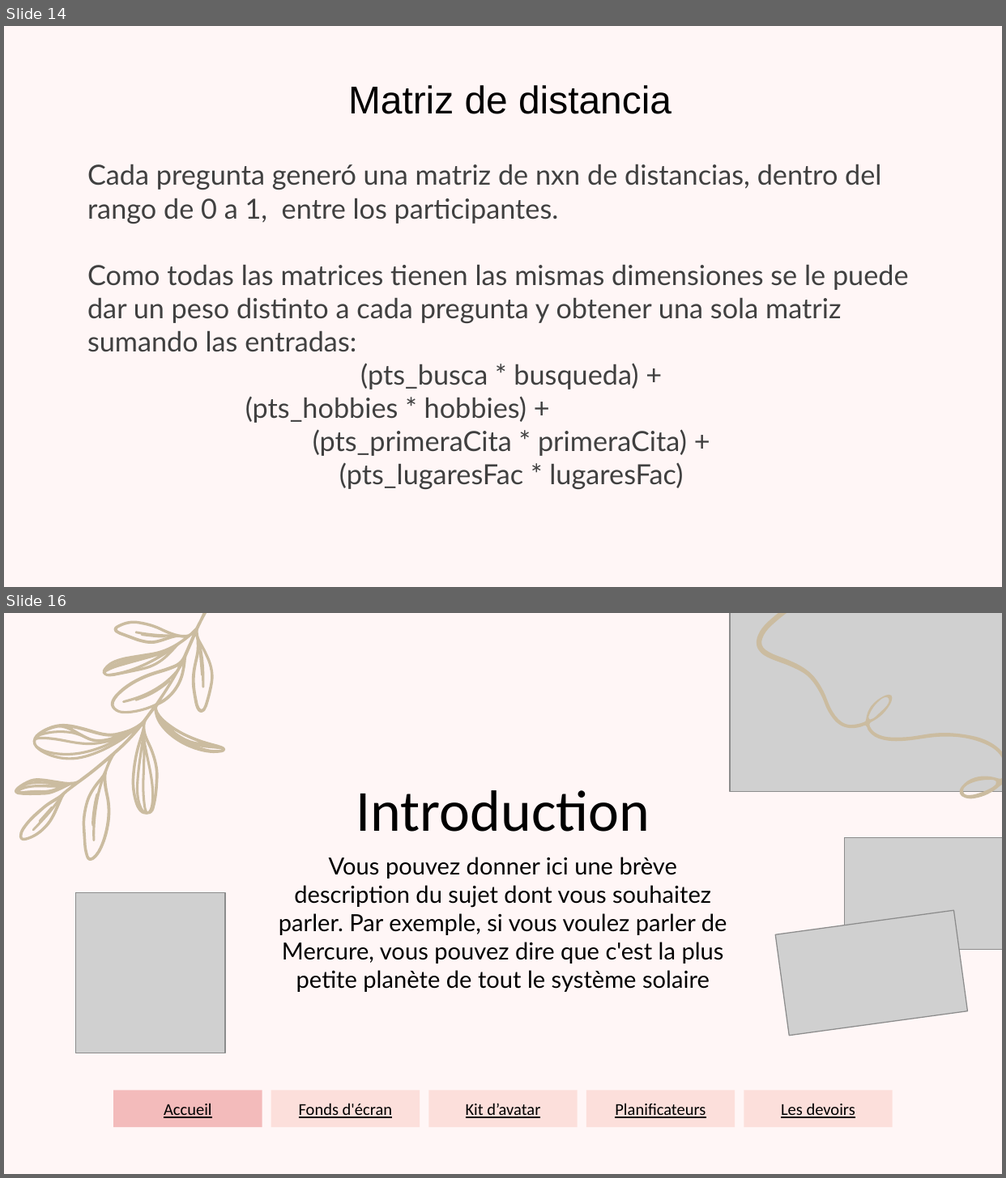
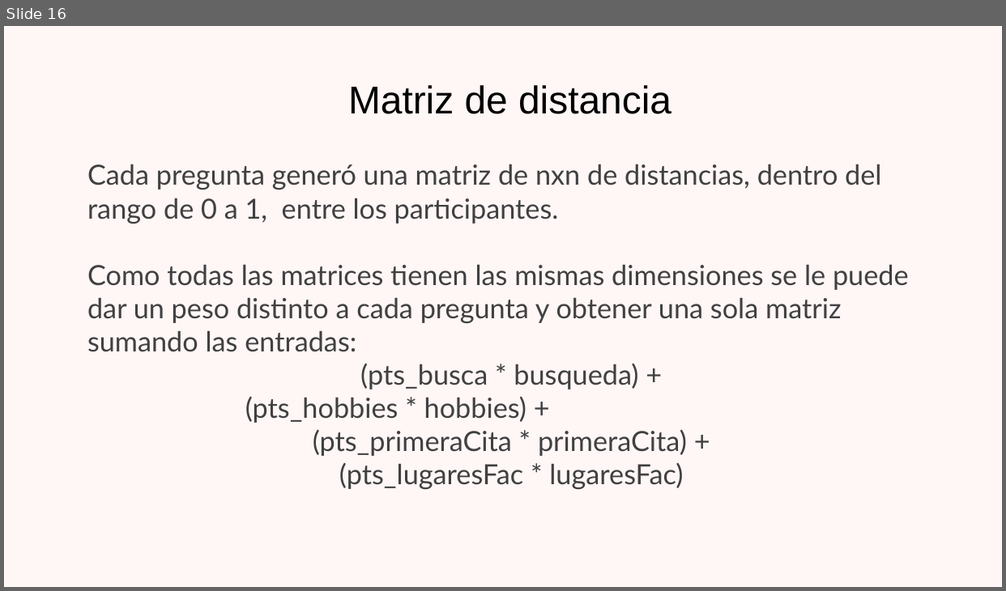
Before and after one commit to jazminamg26/Emparejamientos-Facultad-de-Ciencias, a slide deck: Proyecto ciencia de datos.pptx. Shown one above the other, each under a label of ours: slides 14 and 16 before the commit, slide 16 after it; the slides between them are not shown. The pictures are 1006x1178 and 1006x591 pixels, drawn with LibreOffice and Linux fonts; fonts in the diff are those of the drawing; grey boxes stand for pictures; background and template pictures are left out. Boxes give left, top, right and bottom in pixels: in the first picture for what was removed or moved away, otherwise in the second. Text is boxed around its words. In the diff, an @@ line names an element or a change of style, - is before the commit and + after.

```diff
--- a/Proyecto ciencia de datos.pptx
+++ b/Proyecto ciencia de datos.pptx
@@ slide 16 removed at bbox=[4, 613, 1002, 1174], background #FFF6F6 @@
@@ freeform shape removed at bbox=[706, 613, 1002, 870] @@
@@ picture removed at bbox=[730, 613, 1002, 792] @@
@@ group removed at bbox=[4, 613, 279, 894]: 18 freeform shapes @@
@@ title removed at bbox=[356, 790, 650, 832] @@
-Introduction
@@ picture removed at bbox=[844, 837, 1002, 949] @@
@@ subtitle removed at bbox=[279, 857, 727, 992] @@
-Vous pouvez donner ici une brève description du sujet dont vous souhaitez parler. Par exemple, si vous voulez parler de Mercure, vous pouvez dire que c'est la plus petite planète de tout le système solaire
@@ picture removed at bbox=[76, 893, 224, 1053] @@
@@ picture removed at bbox=[775, 910, 967, 1036] @@
@@ rectangle removed at bbox=[114, 1090, 262, 1127] @@
-Accueil
@@ rectangle removed at bbox=[271, 1090, 420, 1127] @@
-Fonds d'écran
@@ rectangle removed at bbox=[429, 1090, 577, 1127] @@
-Kit d’avatar
@@ rectangle removed at bbox=[586, 1090, 735, 1127] @@
-Planificateurs
@@ rectangle removed at bbox=[744, 1090, 892, 1127] @@
-Les devoirs
@@ what was slide 14 is now slide 16 @@
```
Also in this commit, not shown: 4 slides changed, 5 slides added, 28 other slides removed, 10 other files.
